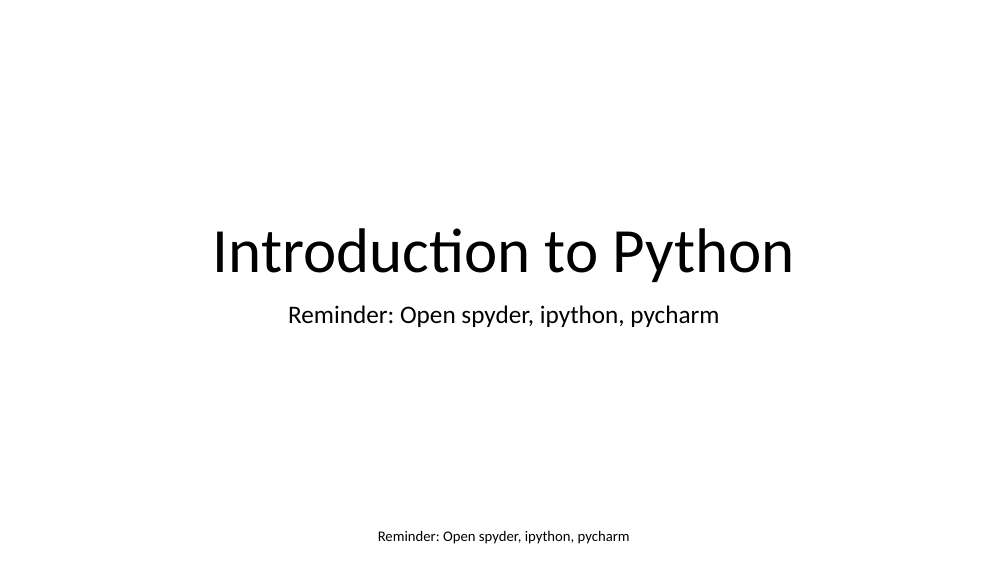
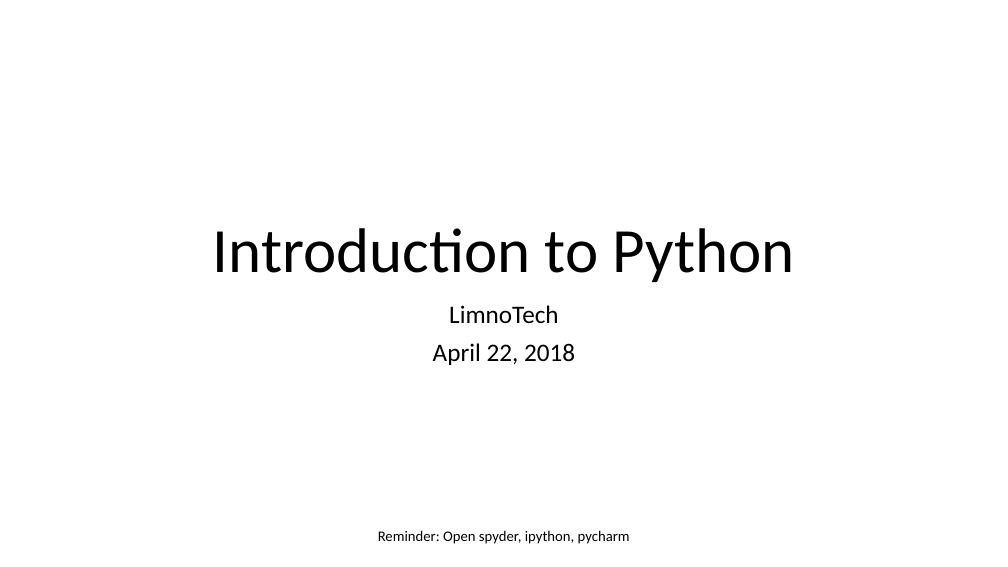
Before and after one commit to LimnoTech/Python-Data-Analysis-Course, a slide deck: slide 1 of Day1/IntroToPython/IntroToPython.pptx. Drawn at 1008x567 pixels with LibreOffice and Linux fonts; fonts in the diff are those of the drawing. Boxes give left, top, right and bottom in pixels: in the first picture for what was removed or moved away, otherwise in the second. Text is boxed around its words. In the diff, an @@ line names an element or a change of style, - is before the commit and + after.

```diff
--- a/Day1/IntroToPython/IntroToPython.pptx
+++ b/Day1/IntroToPython/IntroToPython.pptx
@@ subtitle at <box>433,305,575,365</box>: text changed @@
-Reminder: Open spyder, ipython, pycharm
+LimnoTech
+April 22, 2018
```
Also in this commit, not shown: 8 other slides changed, 1 slide added, 2 other files.
